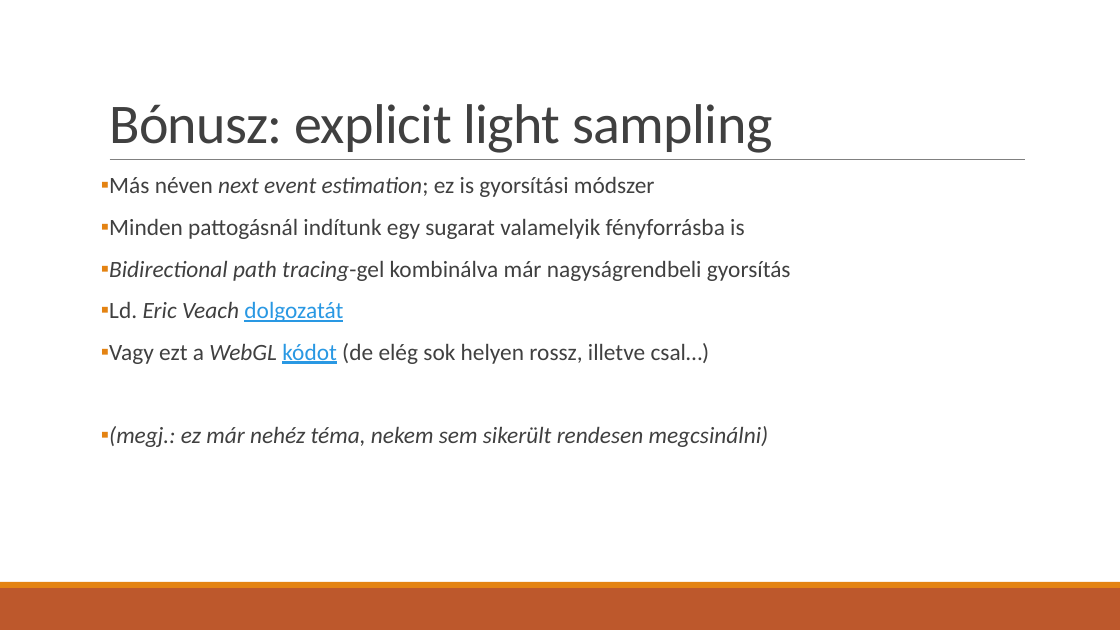
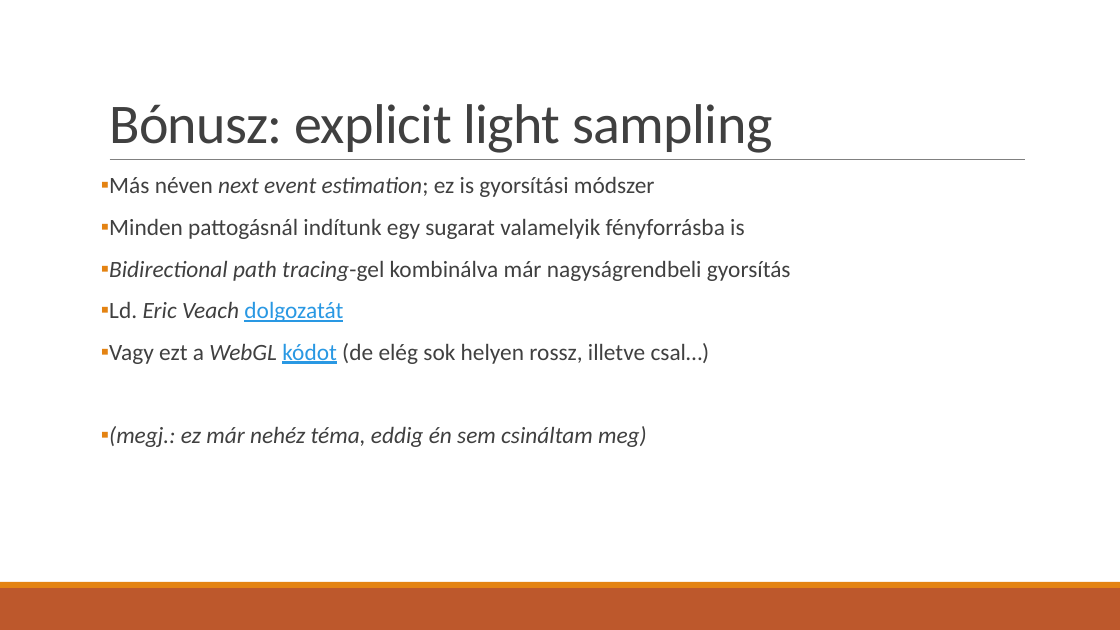
Before and after one commit to asylum2010/Asylum-s-ELTE-Exercises, a slide deck: slide 13 of PBR_EA_02.pptx (slide 12 before the commit). Drawn at 1120x630 pixels with LibreOffice and Linux fonts; fonts in the diff are those of the drawing. Boxes give left, top, right and bottom in pixels: in the first picture for what was removed or moved away, otherwise in the second. Text is boxed around its words. In the diff, an @@ line names an element or a change of style, - is before the commit and + after.

```diff
--- a/PBR_EA_02.pptx
+++ b/PBR_EA_02.pptx
@@ text at bbox=[109, 426, 647, 447]: text changed @@
-▪ (megj.: ez már nehéz téma, nekem sem sikerült rendesen megcsinálni)
+▪ (megj.: ez már nehéz téma, eddig én sem csináltam meg)
```
Also in this commit, not shown: 5 other slides changed, 1 slide added, 1 other file.
